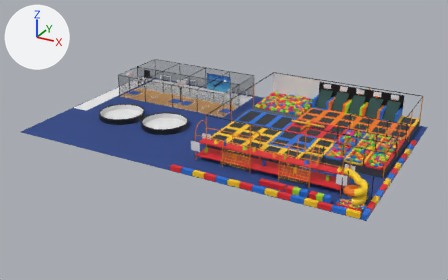
One commit to the glTF model core/static/site/arena/modelos/espaco-esportivo-modelo-1.glb: the scene before it, then after it.
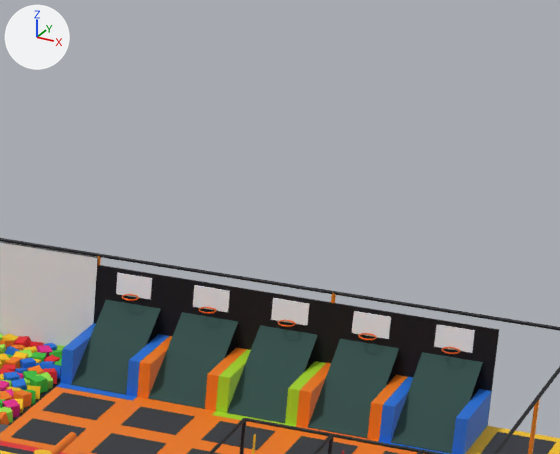
Each version appears first whole from a 50 mm lens placed at (30.6, -56.0, 26.7), pointed at (0.4, -1.1, -0.7), and next in a close-up on the part from 67% to 93% of the width and 9% to 43% of the height. Lighting does not change. The marker at upper left points along +X, +Y and +Z. The last two pictures show the newer version. Where no turn or scale is listed for an object, it has been applied to the vertices. Vertices at exactly the same position are counted once.
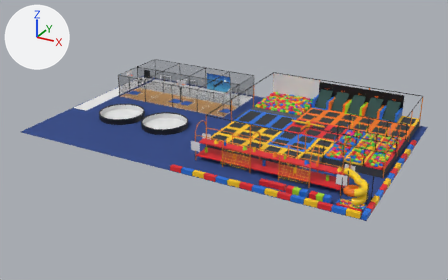
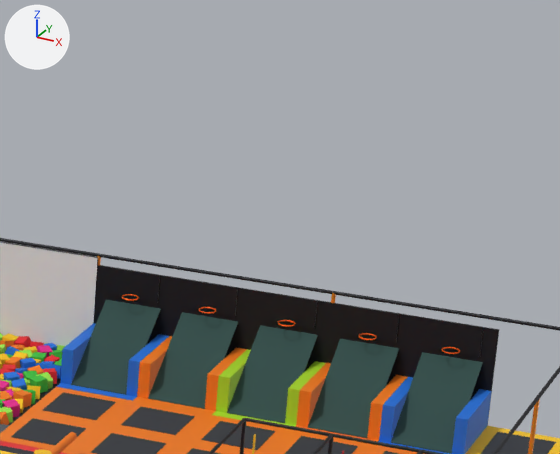
The change, as a diff of the scene's bpy script:
```diff
--- a/core/static/site/arena/modelos/espaco-esportivo-modelo-1.glb.py
+++ b/core/static/site/arena/modelos/espaco-esportivo-modelo-1.glb.py
@@ me_mesh_9 @@
 # used by ob_mesh_9; location = (-19.5, 11.5, 0.0)
-me_mesh_9.from_pydata(...)  # 944 vertices, 1764 faces; spans x 0.7..38.5, y -21.4..-0.3, z 0.0..3.7
+me_mesh_9.from_pydata(...)  # 984 vertices, 1824 faces; spans x 0.7..38.5, y -21.4..-0.3, z 0.0..3.7
+# me_mesh_9 part 1: a new loose piece, a box spanning x 34.46..35.741, y -0.4..-0.359, z 2.69..3.409, in mat_estrutura_preta (black #1b1d22)
+# me_mesh_9 part 2: a new loose piece, a box spanning x 32.461..33.739, y -0.4..-0.359, z 2.69..3.409, in mat_estrutura_preta (black #1b1d22)
+# me_mesh_9 part 3: a new loose piece, a box spanning x 30.461..31.739, y -0.4..-0.359, z 2.69..3.409, in mat_estrutura_preta (black #1b1d22)
+# me_mesh_9 part 4: a new loose piece, a box spanning x 28.459..29.74, y -0.4..-0.359, z 2.69..3.409, in mat_estrutura_preta (black #1b1d22)
+# me_mesh_9 part 5: a new loose piece, a box spanning x 26.459..27.74, y -0.4..-0.359, z 2.69..3.409, in mat_estrutura_preta (black #1b1d22)
+# other edits to the shape of me_mesh_9 do not show in these pictures
 me_mesh_9.materials.append(mat_estrutura_preta)
@@ me_mesh_12 @@
 # used by ob_mesh_12; location = (-19.5, 11.5, 0.0)
-me_mesh_12.from_pydata(...)  # 216 vertices, 396 faces; spans x 2.7..35.6, y -7.0..-0.4, z 0.1..3.3
+me_mesh_12.from_pydata(...)  # 176 vertices, 336 faces; spans x 2.7..17.3, y -7.0..-1.0, z 0.1..2.9
+# me_mesh_12 part 6: the loose piece of 8 vertices spanning x 34.7..35.6, y -0.4, z 2.7..3.3 is deleted
+# me_mesh_12 part 7: the loose piece of 8 vertices spanning x 26.6..27.5, y -0.4, z 2.7..3.3 is deleted
+# me_mesh_12 part 8: the loose piece of 8 vertices spanning x 32.7..33.6, y -0.4, z 2.7..3.3 is deleted
+# me_mesh_12 part 9: the loose piece of 8 vertices spanning x 30.6..31.5, y -0.4, z 2.7..3.3 is deleted
+# me_mesh_12 part 10: the loose piece of 8 vertices spanning x 28.6..29.5, y -0.4, z 2.7..3.3 is deleted
 me_mesh_12.materials.append(mat_branco)
```

Where the change shows, as pixel boxes [x1, y1, x2, y2] in the close-ups (560 x 454 px):
part 1 of me_mesh_9, added (black): after [426, 319, 483, 357]
part 2 of me_mesh_9, added (black): after [344, 305, 399, 343]
part 3 of me_mesh_9, added (black): after [263, 292, 318, 329]
part 4 of me_mesh_9, added (black): after [185, 280, 238, 316]
part 5 of me_mesh_9, added (black): after [109, 267, 160, 303]
part 6 of me_mesh_12, deleted: before [434, 324, 475, 353]
part 7 of me_mesh_12, deleted: before [116, 273, 152, 300]
part 8 of me_mesh_12, deleted: before [352, 311, 391, 339]
part 9 of me_mesh_12, deleted: before [271, 298, 310, 325]
part 10 of me_mesh_12, deleted: before [193, 285, 230, 312]
